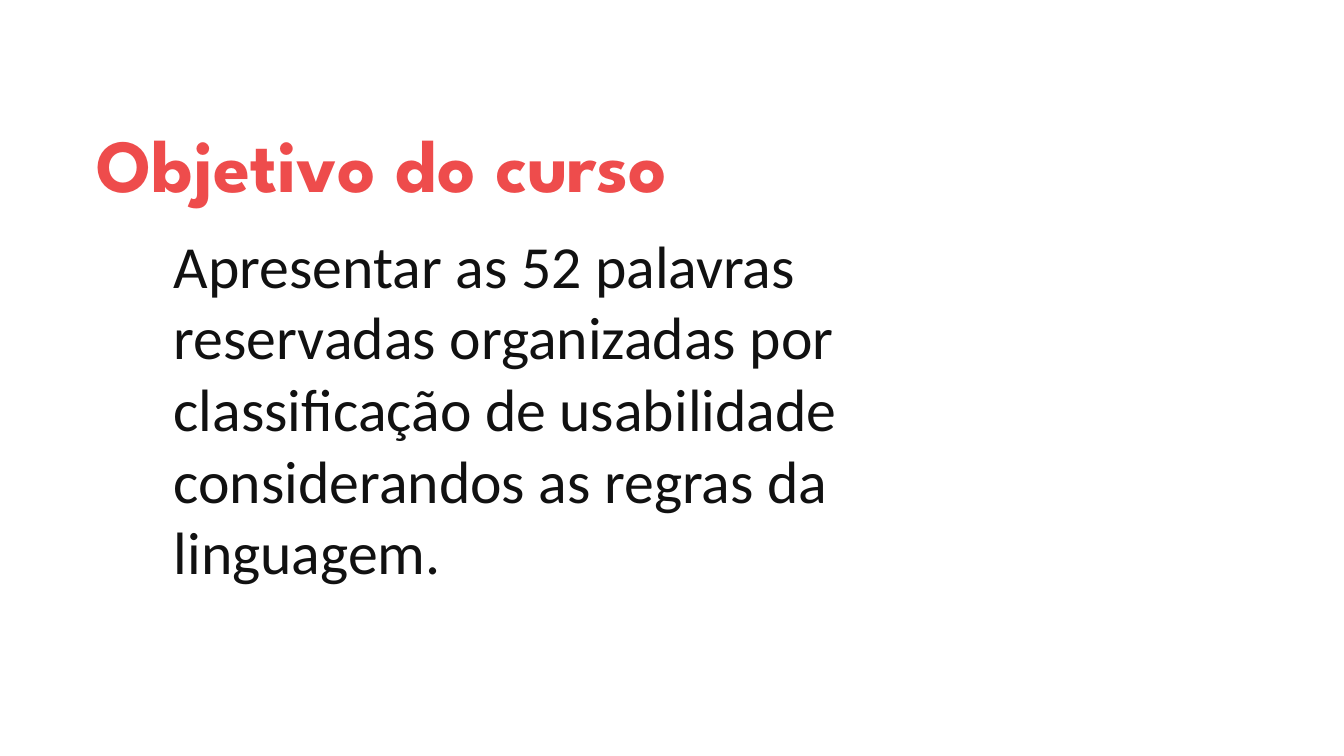
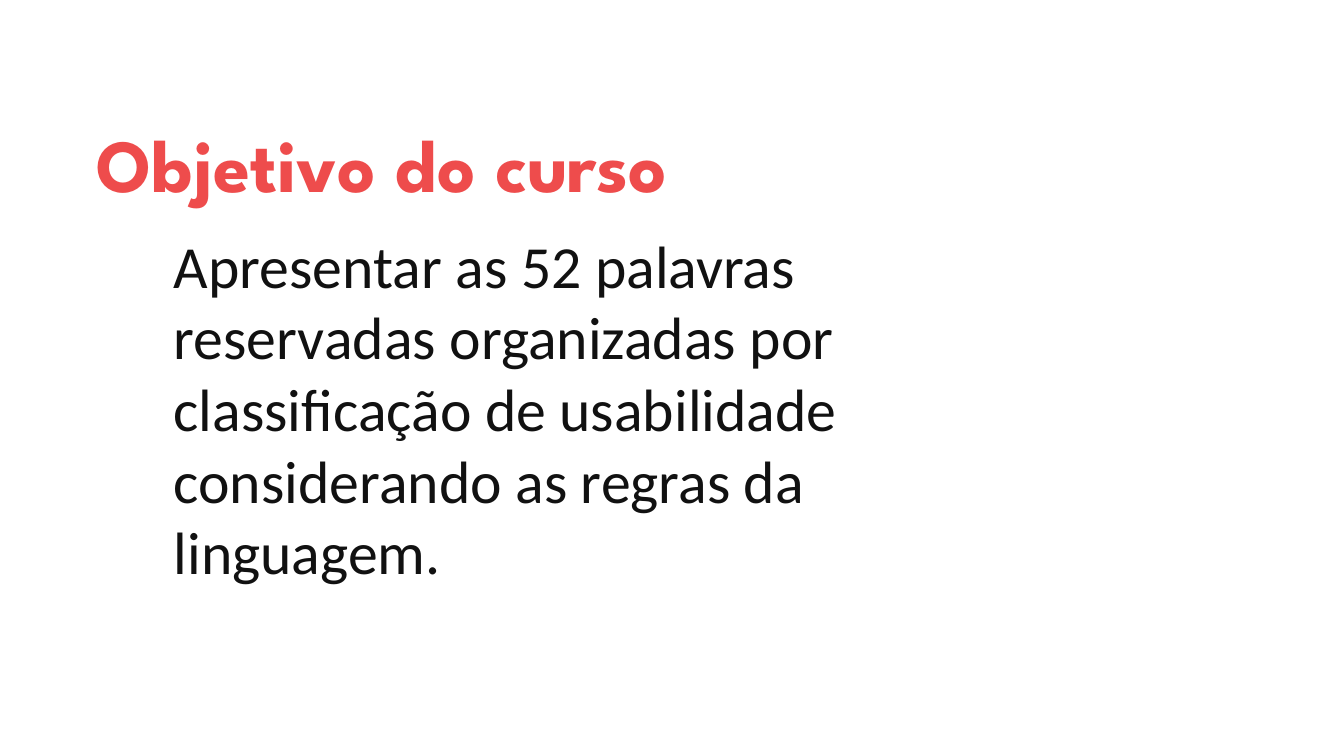
Before and after one commit to digitalinnovationone/trilha-java-basico, a slide deck: slide 3 of apresentacoes/03.07 - DIO - Trilha - Java Sintaxe - Palavras reservadas.pptx. Drawn at 1344x756 pixels with LibreOffice and Linux fonts; fonts in the diff are those of the drawing; background and template pictures are left out. Boxes give left, top, right and bottom in pixels: in the first picture for what was removed or moved away, otherwise in the second. Text is boxed around its words. In the diff, an @@ line names an element or a change of style, - is before the commit and + after.

```diff
--- a/apresentacoes/03.07 - DIO - Trilha - Java Sintaxe - Palavras reservadas.pptx
+++ b/apresentacoes/03.07 - DIO - Trilha - Java Sintaxe - Palavras reservadas.pptx
@@ text at (174, 246, 837, 585): text changed @@
-  Apresentar as 52 palavras reservadas organizadas por classificação de usabilidade considerandos as regras da linguagem.
+  Apresentar as 52 palavras reservadas organizadas por classificação de usabilidade considerando as regras da linguagem.
```
Also in this commit, not shown: 2 other files.
